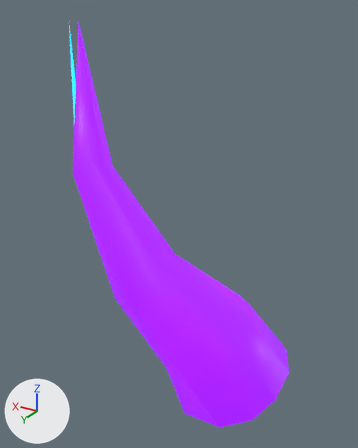
An edit to the FBX model Assets/Export/Environment/SM_shadow_surge_wisp_LOD1.fbx, drawn before and after from the same camera.
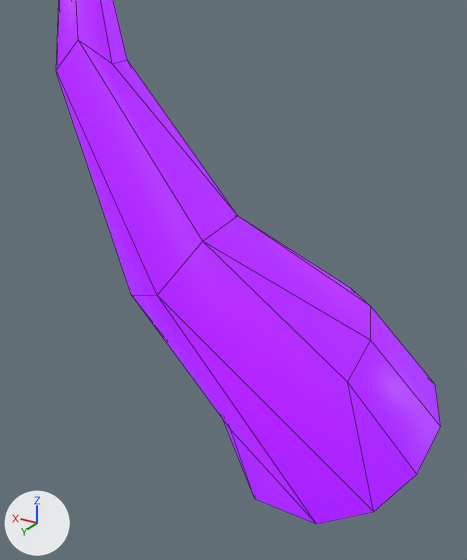
Each version is shown whole from a camera (50 mm lens) standing at (-0.173, 0.404, 0.368) and looking at (0.06, 0.015, 0.174), then close up on the part from 11% to 85% of the width and 29% to 100% of the height. The axes (+X, +Y, +Z) are drawn at lower left. The lights are the same throughout. The first two pictures are the older version. The close-ups show mesh edges as thin lines.

Objects in the first close-up: 'SM_shadow_surge_wisp_LOD1'.
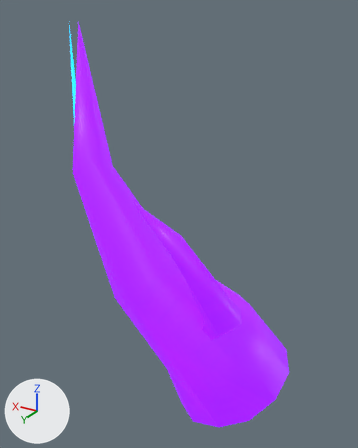
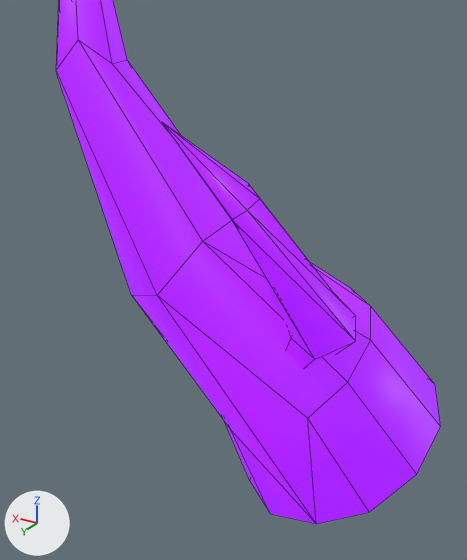
Boxes [x1, y1, x2, y2] around the edits, measured in the close-ups (467 x 560 px; the box of a moved part takes in the faces that stretch with it):
part 1 of me_violet_inward_wisp_002, added (purple): after [162, 122, 356, 369]
part 2 of me_violet_inward_wisp_002, moved or reshaped: [157, 241, 417, 524] in both

Patch to the scene script:
```diff
--- a/Assets/Export/Environment/SM_shadow_surge_wisp_LOD1.fbx.py
+++ b/Assets/Export/Environment/SM_shadow_surge_wisp_LOD1.fbx.py
@@ me_violet_inward_wisp_002 @@
 # used by ob_sm_shadow_surge_wisp_lod1; location = (0.0, 0.0, 0.0)
-me_violet_inward_wisp_002.from_pydata(...)  # 44 vertices, 53 faces; spans x -0.059..0.175, y -0.062..0.091, z -0.03..0.36
+me_violet_inward_wisp_002.from_pydata(...)  # 65 vertices, 79 faces; spans x -0.059..0.175, y -0.062..0.099, z -0.031..0.36
+# me_violet_inward_wisp_002 part 1: a new loose piece of 18 vertices spanning x -0.032..0.065, y 0.007..0.099, z 0.05..0.22, in mat_m_riftexpansionascensionglow
+# me_violet_inward_wisp_002 part 2
+# 3 vertices are removed from x -0.043..0.092, y 0.025..0.051, z -0.03..0.108
+# 12 faces are deleted
+# 6 vertices are added at (0.045, 0.036, -0.031), (0.018, 0.056, -0.027), (-0.041, 0.051, 0.0), (0.071, -0.005, 0.044), (-0.008, 0.064, 0.06), (0.1, 0.031, 0.12)
+# 14 new faces join them
 me_violet_inward_wisp_002.materials.append(mat_m_riftexpansionascensionglow)
```
